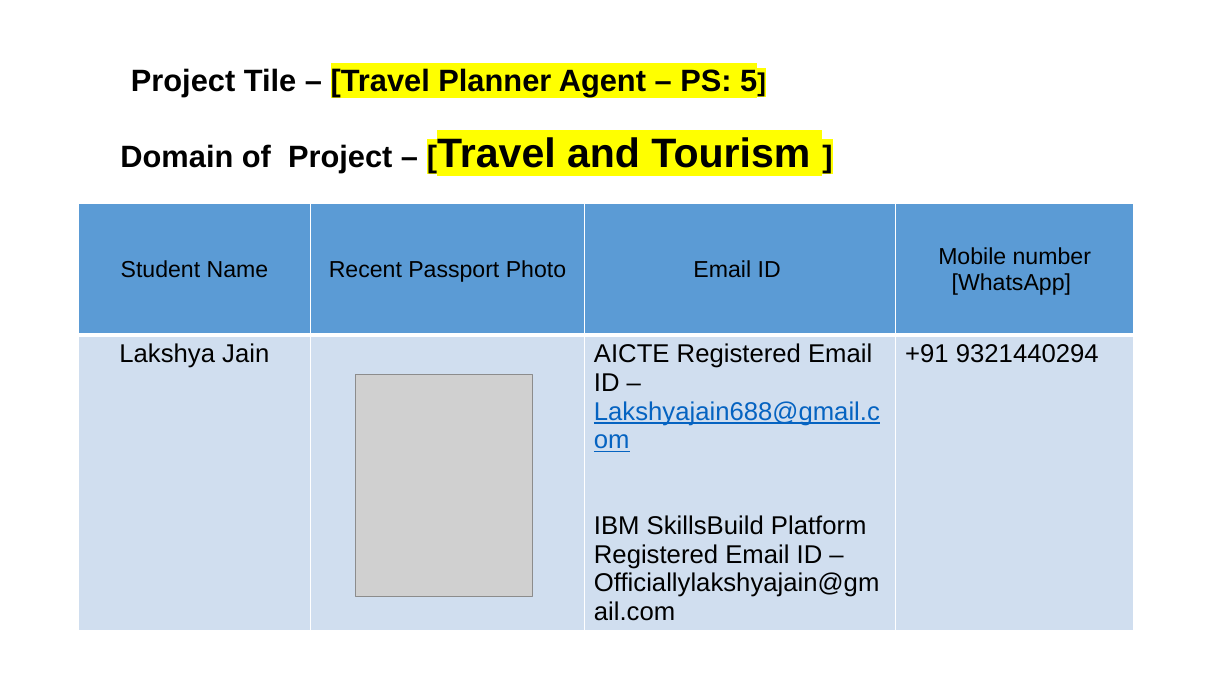
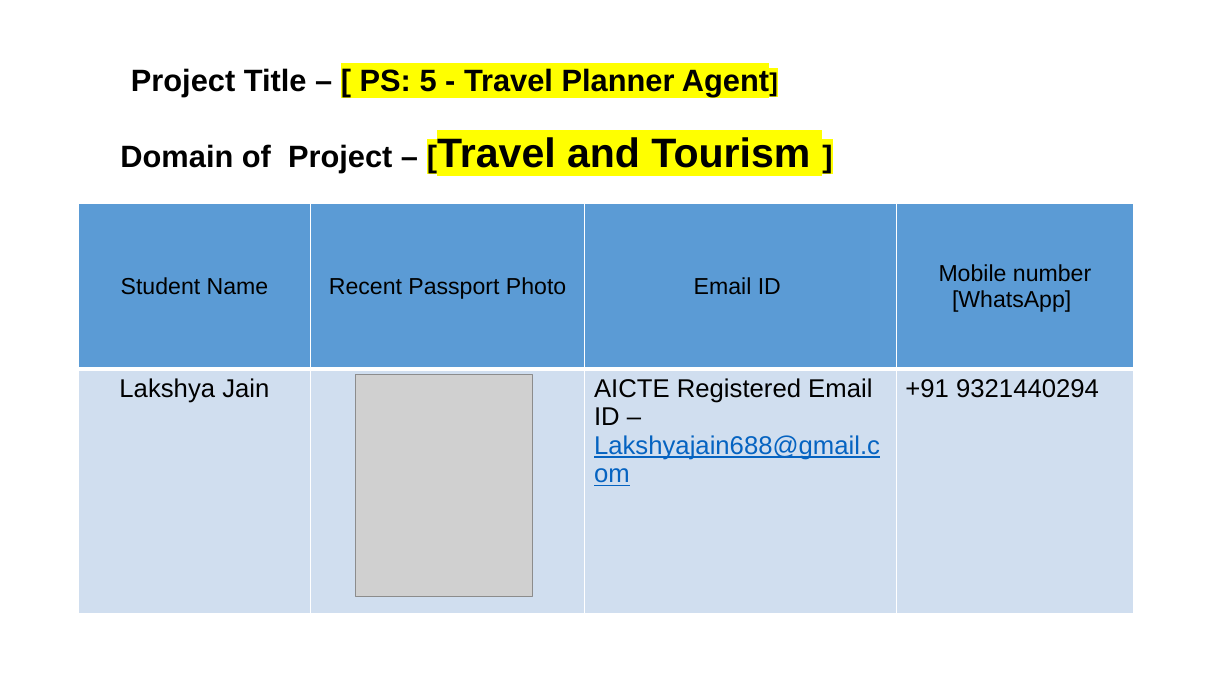
Before and after one commit to LakshyaJain779/IBM_SkillBuild_AICTE_Edunet_Foundation, a slide deck: slide 2 of AICTE_IBM_BOB_Project_TravelPlannerAgent_PS-5_Edunet_Foundation.pptx. Drawn at 1232x693 pixels with LibreOffice and Linux fonts; fonts in the diff are those of the drawing; grey boxes stand for pictures. Boxes give left, top, right and bottom in pixels: in the first picture for what was removed or moved away, otherwise in the second. Text is boxed around its words. In the diff, an @@ line names an element or a change of style, - is before the commit and + after.

Commit message:
Final changes Made

```diff
--- a/AICTE_IBM_BOB_Project_TravelPlannerAgent_PS-5_Edunet_Foundation.pptx
+++ b/AICTE_IBM_BOB_Project_TravelPlannerAgent_PS-5_Edunet_Foundation.pptx
@@ text at (x1=131, y1=68, x2=769, y2=96): text changed @@
-Project Tile – [Travel Planner Agent – PS: 5]
+Project Title – [ PS: 5 - Travel Planner Agent]
@@ table at (x1=79, y1=203, x2=1134, y2=614) @@
-row 2, column 3: AICTE Registered Email ID – Lakshyajain688@gmail.com / IBM SkillsBuild Platform Registered Email ID – Officiallylakshyajain@gmail.com
+row 2, column 3: AICTE Registered Email ID – Lakshyajain688@gmail.com
```
Also in this commit, not shown: 1 other slide changed.
